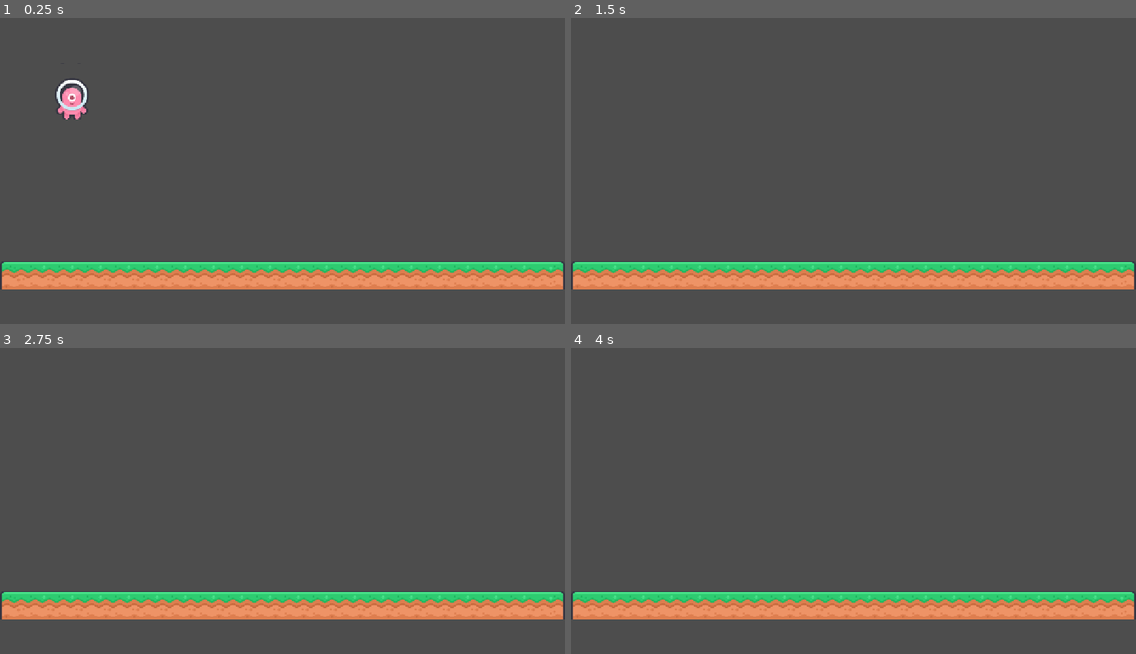
Above: before the commit, frames 1-4 (two rows, left to right).
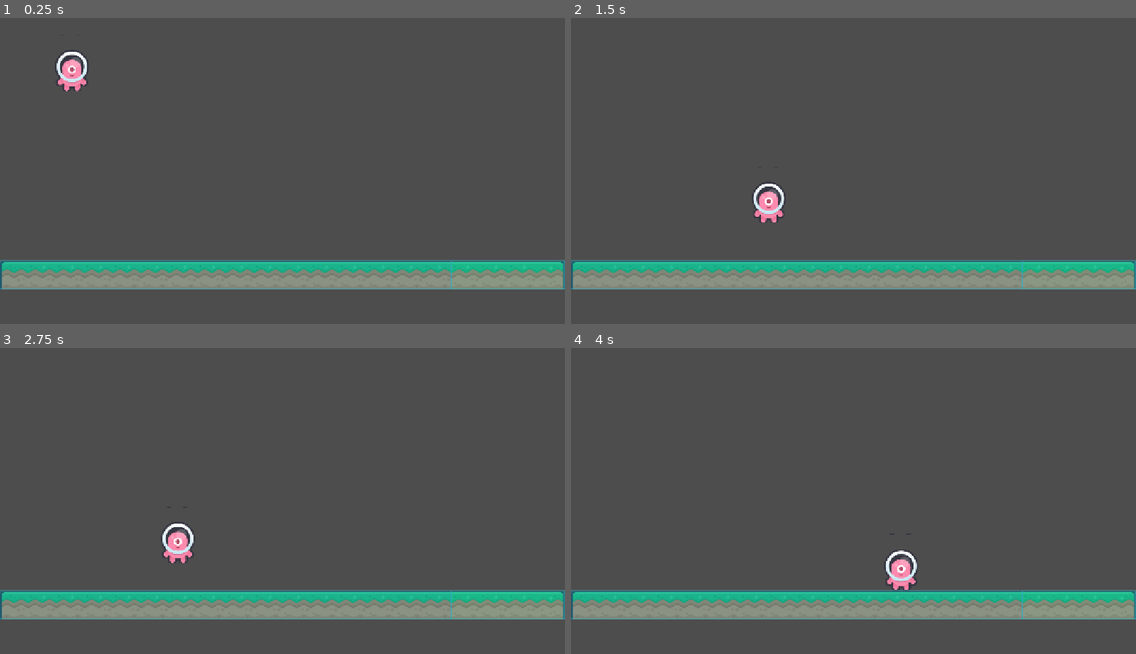
Above: after the commit, the same moments.

Repository: oxeron/alien-scale-protocol
Game: Godot game, scene res://level1.tscn
The game is run twice, just before and just after one commit, with the same random seed, the same clock (stepped at 60 frames per second) and the same inputs.
Inputs:
- Up to frame 1 (0.25 s): no input
- Up to frame 2 (1.5 s): tap Enter (ui_accept) at 0.5, 0.6, 0.77, 1.07, 1.35 s; hold Right (ui_right) from 0.53 s (still down)
- Up to frame 3 (2.75 s): tap Enter (ui_accept) at 1.52, 1.82, 2.1 s; release Right (ui_right) at 2.03 s; hold Left (ui_left) from 2.03 s (still down)
- Up to frame 4 (4 s): release Left (ui_left) at 2.78 s; hold Right (ui_right) from 2.78 s (still down); tap Enter (ui_accept) at 2.85, 3.02, 3.32, 3.6, 3.77 s

The runs differ from the first frame. In frame 1, 10% of the frame differs, in the area x 0-100%, y 11-89%; in frame 2, 9.9%; in frame 3, 9.9%; in frame 4, 9.9%.

Commit message:
Level

Diff:
--- a/level1.tscn
+++ b/level1.tscn
@@ -1,7 +1,7 @@
 [gd_scene format=4 uid="uid://bhvhngq48oxra"]
 
 [ext_resource type="Texture2D" uid="uid://oafuxcofns2s" path="res://assets/spritesheet-tiles-default.png" id="1_jwv3a"]
-[ext_resource type="PackedScene" uid="uid://cimqdjpvsfqn8" path="res://test/player.tscn" id="2_dopym"]
+[ext_resource type="Texture2D" uid="uid://6ao3csmdiobn" path="res://assets/spritesheet-characters-default.png" id="2_dopym"]
 
 [sub_resource type="TileSetAtlasSource" id="TileSetAtlasSource_dopym"]
 texture = ExtResource("1_jwv3a")
@@ -146,173 +146,305 @@
 10:7/0 = 0
 11:7/0 = 0
 12:7/0 = 0
+12:7/0/physics_layer_0/polygon_0/points = PackedVector2Array(-32, -32, 32, -32, 32, 32, -32, 32)
 13:7/0 = 0
+13:7/0/physics_layer_0/polygon_0/points = PackedVector2Array(-32, -32, 32, -32, 32, 32, -32, 32)
 14:7/0 = 0
+14:7/0/physics_layer_0/polygon_0/points = PackedVector2Array(-32, -32, 32, -32, 32, 32, -32, 32)
 15:7/0 = 0
+15:7/0/physics_layer_0/polygon_0/points = PackedVector2Array(-32, -32, 32, -32, 32, 32, -32, 32)
 16:7/0 = 0
+16:7/0/physics_layer_0/polygon_0/points = PackedVector2Array(-32, -32, 32, -32, 32, 32, -32, 32)
 17:7/0 = 0
+17:7/0/physics_layer_0/polygon_0/points = PackedVector2Array(-32, -32, 32, -32, 32, 32, -32, 32)
 0:8/0 = 0
+0:8/0/physics_layer_0/polygon_0/points = PackedVector2Array(-32, -32, 32, -32, 32, 32, -32, 32)
 1:8/0 = 0
+1:8/0/physics_layer_0/polygon_0/points = PackedVector2Array(-32, -32, 32, -32, 32, 32, -32, 32)
 2:8/0 = 0
+2:8/0/physics_layer_0/polygon_0/points = PackedVector2Array(-32, -32, 32, -32, 32, 32, -32, 32)
 3:8/0 = 0
+3:8/0/physics_layer_0/polygon_0/points = PackedVector2Array(-32, -32, 32, -32, 32, 32, -32, 32)
 4:8/0 = 0
+4:8/0/physics_layer_0/polygon_0/points = PackedVector2Array(-32, -20.17994, -25.76823, -32, 26.38916, -32, 32, -25.457771, 32, 16.143951, -32, 17.075333)
 5:8/0 = 0
+5:8/0/physics_layer_0/polygon_0/points = PackedVector2Array(-32, -32, 32, -32, 32, 32, -32, 32)
 6:8/0 = 0
+6:8/0/physics_layer_0/polygon_0/points = PackedVector2Array(-32, -20.17994, -25.76823, -32, 32, -32, 32, 16.143951, -32, 17.075333)
 7:8/0 = 0
+7:8/0/physics_layer_0/polygon_0/points = PackedVector2Array(-32, -32, 32, -32, 32, 16.143951, -32, 17.075333)
 8:8/0 = 0
+8:8/0/physics_layer_0/polygon_0/points = PackedVector2Array(-32, -32, 26.38916, -32, 32, -25.457771, 32, 16.143951, -32, 17.075333)
 9:8/0 = 0
+9:8/0/physics_layer_0/polygon_0/points = PackedVector2Array(-32, -32, 32, -32, 32, 32, -32, 32)
 10:8/0 = 0
+10:8/0/physics_layer_0/polygon_0/points = PackedVector2Array(-32, -32, 32, -32, 32, 32, -32, 32)
 11:8/0 = 0
+11:8/0/physics_layer_0/polygon_0/points = PackedVector2Array(-32, -32, 32, -32, 32, 32, -2.7941437, 28.87284, -32, 10.555664)
 12:8/0 = 0
+12:8/0/physics_layer_0/polygon_0/points = PackedVector2Array(-32, -32, 32, -32, 32, 10.555664, 10.2451935, 26.389153, -32, 32)
 13:8/0 = 0
+13:8/0/physics_layer_0/polygon_0/points = PackedVector2Array(-32, -32, 32, -32, 32, 32, -32, 32)
 14:8/0 = 0
 15:8/0 = 0
 16:8/0 = 0
 17:8/0 = 0
 0:9/0 = 0
 1:9/0 = 0
+1:9/0/physics_layer_0/polygon_0/points = PackedVector2Array(-32, -32, 32, -32, 32, 32, -32, 32)
 2:9/0 = 0
+2:9/0/physics_layer_0/polygon_0/points = PackedVector2Array(-32, -32, 32, -32, 32, 32, -32, 32)
 3:9/0 = 0
+3:9/0/physics_layer_0/polygon_0/points = PackedVector2Array(-32, -32, 32, -32, 32, 32, -32, 32)
 4:9/0 = 0
+4:9/0/physics_layer_0/polygon_0/points = PackedVector2Array(-32, -32, 32, -32, 32, 32, -32, 32)
 5:9/0 = 0
+5:9/0/physics_layer_0/polygon_0/points = PackedVector2Array(-32, -32, 32, -32, 32, 32, -32, 32)
 6:9/0 = 0
+6:9/0/physics_layer_0/polygon_0/points = PackedVector2Array(-32, -32, 32, -32, 32, 32, -32, 32)
 7:9/0 = 0
+7:9/0/physics_layer_0/polygon_0/points = PackedVector2Array(-32, -32, 32, -32, 32, 32, -32, 32)
 8:9/0 = 0
+8:9/0/physics_layer_0/polygon_0/points = PackedVector2Array(-32, -32, 32, -32, 32, 32, -32, 32)
 9:9/0 = 0
+9:9/0/physics_layer_0/polygon_0/points = PackedVector2Array(-32, -32, 32, -32, 32, 32, -32, 32)
 10:9/0 = 0
+10:9/0/physics_layer_0/polygon_0/points = PackedVector2Array(-32, -32, 32, -32, 32, 32, -32, 32)
 11:9/0 = 0
+11:9/0/physics_layer_0/polygon_0/points = PackedVector2Array(-32, -32, 32, -32, 32, 32, -32, 32)
 12:9/0 = 0
+12:9/0/physics_layer_0/polygon_0/points = PackedVector2Array(-32, -32, 32, -32, 32, 32, -32, 32)
 13:9/0 = 0
+13:9/0/physics_layer_0/polygon_0/points = PackedVector2Array(-32, -32, 32, -32, 32, 32, -32, 32)
 14:9/0 = 0
+14:9/0/physics_layer_0/polygon_0/points = PackedVector2Array(-32, -20.17994, -25.76823, -32, 26.38916, -32, 32, -25.457771, 32, 16.143951, -32, 17.075333)
 15:9/0 = 0
 16:9/0 = 0
+16:9/0/physics_layer_0/polygon_0/points = PackedVector2Array(-32, -20.17994, -25.76823, -32, 32, -32, 32, 16.143951, -32, 17.075333)
 17:9/0 = 0
+17:9/0/physics_layer_0/polygon_0/points = PackedVector2Array(-32, -32, 32, -32, 32, 16.143951, -32, 17.075333)
 0:10/0 = 0
+0:10/0/physics_layer_0/polygon_0/points = PackedVector2Array(-32, -32, 26.38916, -32, 32, -25.457771, 32, 16.143951, -32, 17.075333)
 1:10/0 = 0
+1:10/0/physics_layer_0/polygon_0/points = PackedVector2Array(-32, -32, 32, -32, 32, 32, -32, 32)
 2:10/0 = 0
+2:10/0/physics_layer_0/polygon_0/points = PackedVector2Array(-32, -32, 32, -32, 32, 32, -32, 32)
 3:10/0 = 0
+3:10/0/physics_layer_0/polygon_0/points = PackedVector2Array(-32, -32, 32, -32, 32, 32, -2.7941437, 28.87284, -32, 10.555664)
 4:10/0 = 0
 5:10/0 = 0
+5:10/0/physics_layer_0/polygon_0/points = PackedVector2Array(-32, -32, 32, -32, 32, 32, -32, 32)
 6:10/0 = 0
 7:10/0 = 0
 8:10/0 = 0
 9:10/0 = 0
 10:10/0 = 0
 11:10/0 = 0
+11:10/0/physics_layer_0/polygon_0/points = PackedVector2Array(-32, -32, 32, -32, 32, 32, -32, 32)
 12:10/0 = 0
+12:10/0/physics_layer_0/polygon_0/points = PackedVector2Array(-32, -32, 32, -32, 32, 32, -32, 32)
 13:10/0 = 0
+13:10/0/physics_layer_0/polygon_0/points = PackedVector2Array(-32, -32, 32, -32, 32, 32, -32, 32)
 14:10/0 = 0
+14:10/0/physics_layer_0/polygon_0/points = PackedVector2Array(-32, -32, 32, -32, 32, 32, -32, 32)
 15:10/0 = 0
+15:10/0/physics_layer_0/polygon_0/points = PackedVector2Array(-32, -32, 32, -32, 32, 32, -32, 32)
 16:10/0 = 0
+16:10/0/physics_layer_0/polygon_0/points = PackedVector2Array(-32, -32, 32, -32, 32, 32, -32, 32)
 17:10/0 = 0
+17:10/0/physics_layer_0/polygon_0/points = PackedVector2Array(-32, -32, 32, -32, 32, 32, -32, 32)
 0:11/0 = 0
+0:11/0/physics_layer_0/polygon_0/points = PackedVector2Array(-32, -32, 32, -32, 32, 32, -32, 32)
 1:11/0 = 0
+1:11/0/physics_layer_0/polygon_0/points = PackedVector2Array(-32, -32, 32, -32, 32, 32, -32, 32)
 2:11/0 = 0
+2:11/0/physics_layer_0/polygon_0/points = PackedVector2Array(-32, -32, 32, -32, 32, 32, -32, 32)
 3:11/0 = 0
+3:11/0/physics_layer_0/polygon_0/points = PackedVector2Array(-32, -32, 32, -32, 32, 32, -32, 32)
 4:11/0 = 0
+4:11/0/physics_layer_0/polygon_0/points = PackedVector2Array(-32, -32, 32, -32, 32, 32, -32, 32)
 5:11/0 = 0
+5:11/0/physics_layer_0/polygon_0/points = PackedVector2Array(-32, -32, 32, -32, 32, 32, -32, 32)
 6:11/0 = 0
+6:11/0/physics_layer_0/polygon_0/points = PackedVector2Array(-32, -20.17994, -25.76823, -32, 26.38916, -32, 32, -25.457771, 32, 16.143951, -32, 17.075333)
 7:11/0 = 0
+7:11/0/physics_layer_0/polygon_0/points = PackedVector2Array(-32, -32, 32, -32, 32, 32, -32, 32)
 8:11/0 = 0
+8:11/0/physics_layer_0/polygon_0/points = PackedVector2Array(-32, -20.17994, -25.76823, -32, 32, -32, 32, 16.143951, -32, 17.075333)
 9:11/0 = 0
+9:11/0/physics_layer_0/polygon_0/points = PackedVector2Array(-32, -32, 32, -32, 32, 16.143951, -32, 17.075333)
 10:11/0 = 0
+10:11/0/physics_layer_0/polygon_0/points = PackedVector2Array(-32, -32, 26.38916, -32, 32, -25.457771, 32, 16.143951, -32, 17.075333)
 11:11/0 = 0
+11:11/0/physics_layer_0/polygon_0/points = PackedVector2Array(-32, -32, 32, -32, 32, 32, -32, 32)
 12:11/0 = 0
+12:11/0/physics_layer_0/polygon_0/points = PackedVector2Array(-32, -32, 32, -32, 32, 32, -32, 32)
 13:11/0 = 0
+13:11/0/physics_layer_0/polygon_0/points = PackedVector2Array(-32, -32, 32, -32, 32, 32, -2.7941437, 28.87284, -32, 10.555664)
 14:11/0 = 0
 15:11/0 = 0
+15:11/0/physics_layer_0/polygon_0/points = PackedVector2Array(-32, -32, 32, -32, 32, 32, -32, 32)
 16:11/0 = 0
 17:11/0 = 0
 0:12/0 = 0
 1:12/0 = 0
 2:12/0 = 0
 3:12/0 = 0
+3:12/0/physics_layer_0/polygon_0/points = PackedVector2Array(-32, -32, 32, -32, 32, 32, -32, 32)
 4:12/0 = 0
+4:12/0/physics_layer_0/polygon_0/points = PackedVector2Array(-32, -32, 32, -32, 32, 32, -32, 32)
 5:12/0 = 0
+5:12/0/physics_layer_0/polygon_0/points = PackedVector2Array(-32, -32, 32, -32, 32, 32, -32, 32)
 6:12/0 = 0
+6:12/0/physics_layer_0/polygon_0/points = PackedVector2Array(-32, -32, 32, -32, 32, 32, -32, 32)
 7:12/0 = 0
+7:12/0/physics_layer_0/polygon_0/points = PackedVector2Array(-32, -32, 32, -32, 32, 32, -32, 32)
 8:12/0 = 0
+8:12/0/physics_layer_0/polygon_0/points = PackedVector2Array(-32, -32, 32, -32, 32, 32, -32, 32)
 9:12/0 = 0
+9:12/0/physics_layer_0/polygon_0/points = PackedVector2Array(-32, -32, 32, -32, 32, 32, -32, 32)
 10:12/0 = 0
+10:12/0/physics_layer_0/polygon_0/points = PackedVector2Array(-32, -32, 32, -32, 32, 32, -32, 32)
 11:12/0 = 0
+11:12/0/physics_layer_0/polygon_0/points = PackedVector2Array(-32, -32, 32, -32, 32, 32, -32, 32)
 12:12/0 = 0
+12:12/0/physics_layer_0/polygon_0/points = PackedVector2Array(-32, -32, 32, -32, 32, 32, -32, 32)
 13:12/0 = 0
+13:12/0/physics_layer_0/polygon_0/points = PackedVector2Array(-32, -32, 32, -32, 32, 32, -32, 32)
 14:12/0 = 0
+14:12/0/physics_layer_0/polygon_0/points = PackedVector2Array(-32, -32, 32, -32, 32, 32, -32, 32)
 15:12/0 = 0
+15:12/0/physics_layer_0/polygon_0/points = PackedVector2Array(-32, -32, 32, -32, 32, 32, -32, 32)
 16:12/0 = 0
+16:12/0/physics_layer_0/polygon_0/points = PackedVector2Array(-32, -20.17994, -25.76823, -32, 26.38916, -32, 32, -25.457771, 32, 16.143951, -32, 17.075333)
 17:12/0 = 0
+17:12/0/physics_layer_0/polygon_0/points = PackedVector2Array(-32, -32, 32, -32, 32, 32, -32, 32)
 0:13/0 = 0
+0:13/0/physics_layer_0/polygon_0/points = PackedVector2Array(-32, -20.17994, -25.76823, -32, 32, -32, 32, 16.143951, -32, 17.075333)
 1:13/0 = 0
+1:13/0/physics_layer_0/polygon_0/points = PackedVector2Array(-32, -32, 32, -32, 32, 16.143951, -32, 17.075333)
 2:13/0 = 0
+2:13/0/physics_layer_0/polygon_0/points = PackedVector2Array(-32, -32, 26.38916, -32, 32, -25.457771, 32, 16.143951, -32, 17.075333)
 3:13/0 = 0
+3:13/0/physics_layer_0/polygon_0/points = PackedVector2Array(-32, -32, 32, -32, 32, 32, -32, 32)
 4:13/0 = 0
+4:13/0/physics_layer_0/polygon_0/points = PackedVector2Array(-32, -32, 32, -32, 32, 32, -32, 32)
 5:13/0 = 0
+5:13/0/physics_layer_0/polygon_0/points = PackedVector2Array(-32, -32, 32, -32, 32, 32, -2.7941437, 28.87284, -32, 10.555664)
 6:13/0 = 0
 7:13/0 = 0
+7:13/0/physics_layer_0/polygon_0/points = PackedVector2Array(-32, -32, 32, -32, 32, 32, -32, 32)
 8:13/0 = 0
 9:13/0 = 0
 10:13/0 = 0
 11:13/0 = 0
 12:13/0 = 0
 13:13/0 = 0
+13:13/0/physics_layer_0/polygon_0/points = PackedVector2Array(-32, -32, 32, -32, 32, 32, -32, 32)
 14:13/0 = 0
+14:13/0/physics_layer_0/polygon_0/points = PackedVector2Array(-32, -32, 32, -32, 32, 32, -32, 32)
 15:13/0 = 0
+15:13/0/physics_layer_0/polygon_0/points = PackedVector2Array(-32, -32, 32, -32, 32, 32, -32, 32)
 16:13/0 = 0
+16:13/0/physics_layer_0/polygon_0/points = PackedVector2Array(-32, -32, 32, -32, 32, 32, -32, 32)
 17:13/0 = 0
+17:13/0/physics_layer_0/polygon_0/points = PackedVector2Array(-32, -32, 32, -32, 32, 32, -32, 32)
 0:14/0 = 0
+0:14/0/physics_layer_0/polygon_0/points = PackedVector2Array(-32, -32, 32, -32, 32, 32, -32, 32)
 1:14/0 = 0
+1:14/0/physics_layer_0/polygon_0/points = PackedVector2Array(-32, -32, 32, -32, 32, 32, -32, 32)
 2:14/0 = 0
+2:14/0/physics_layer_0/polygon_0/points = PackedVector2Array(-32, -32, 32, -32, 32, 32, -32, 32)
 3:14/0 = 0
+3:14/0/physics_layer_0/polygon_0/points = PackedVector2Array(-32, -32, 32, -32, 32, 32, -32, 32)
 4:14/0 = 0
+4:14/0/physics_layer_0/polygon_0/points = PackedVector2Array(-32, -32, 32, -32, 32, 32, -32, 32)
 5:14/0 = 0
+5:14/0/physics_layer_0/polygon_0/points = PackedVector2Array(-32, -32, 32, -32, 32, 32, -32, 32)
 6:14/0 = 0
+6:14/0/physics_layer_0/polygon_0/points = PackedVector2Array(-32, -32, 32, -32, 32, 32, -32, 32)
 7:14/0 = 0
+7:14/0/physics_layer_0/polygon_0/points = PackedVector2Array(-32, -32, 32, -32, 32, 32, -32, 32)
 8:14/0 = 0
+8:14/0/physics_layer_0/polygon_0/points = PackedVector2Array(-32, -20.17994, -25.76823, -32, 26.38916, -32, 32, -25.457771, 32, 16.143951, -32, 17.075333)
 9:14/0 = 0
+9:14/0/physics_layer_0/polygon_0/points = PackedVector2Array(-32, -32, 32, -32, 32, 32, -32, 32)
 10:14/0 = 0
+10:14/0/physics_layer_0/polygon_0/points = PackedVector2Array(-32, -20.17994, -25.76823, -32, 32, -32, 32, 16.143951, -32, 17.075333)
 11:14/0 = 0
+11:14/0/physics_layer_0/polygon_0/points = PackedVector2Array(-32, -32, 32, -32, 32, 16.143951, -32, 17.075333)
 12:14/0 = 0
+12:14/0/physics_layer_0/polygon_0/points = PackedVector2Array(-32, -32, 26.38916, -32, 32, -25.457771, 32, 16.143951, -32, 17.075333)
 13:14/0 = 0
+13:14/0/physics_layer_0/polygon_0/points = PackedVector2Array(-32, -32, 32, -32, 32, 32, -32, 32)
 14:14/0 = 0
+14:14/0/physics_layer_0/polygon_0/points = PackedVector2Array(-32, -32, 32, -32, 32, 32, -32, 32)
 15:14/0 = 0
+15:14/0/physics_layer_0/polygon_0/points = PackedVector2Array(-32, -32, 32, -32, 32, 32, -2.7941437, 28.87284, -32, 10.555664)
 16:14/0 = 0
 17:14/0 = 0
+17:14/0/physics_layer_0/polygon_0/points = PackedVector2Array(-32, -32, 32, -32, 32, 32, -32, 32)
 0:15/0 = 0
 1:15/0 = 0
 2:15/0 = 0
 3:15/0 = 0
 4:15/0 = 0
 5:15/0 = 0
+5:15/0/physics_layer_0/polygon_0/points = PackedVector2Array(-32, -32, 32, -32, 32, 32, -32, 32)
 6:15/0 = 0
+6:15/0/physics_layer_0/polygon_0/points = PackedVector2Array(-32, -32, 32, -32, 32, 32, -32, 32)
 7:15/0 = 0
+7:15/0/physics_layer_0/polygon_0/points = PackedVector2Array(-32, -32, 32, -32, 32, 32, -32, 32)
 8:15/0 = 0
+8:15/0/physics_layer_0/polygon_0/points = PackedVector2Array(-32, -32, 32, -32, 32, 32, -32, 32)
 9:15/0 = 0
+9:15/0/physics_layer_0/polygon_0/points = PackedVector2Array(-32, -32, 32, -32, 32, 32, -32, 32)
 10:15/0 = 0
+10:15/0/physics_layer_0/polygon_0/points = PackedVector2Array(-32, -32, 32, -32, 32, 32, -32, 32)
 11:15/0 = 0
+11:15/0/physics_layer_0/polygon_0/points = PackedVector2Array(-32, -32, 32, -32, 32, 32, -32, 32)
 12:15/0 = 0
+12:15/0/physics_layer_0/polygon_0/points = PackedVector2Array(-32, -32, 32, -32, 32, 32, -32, 32)
 13:15/0 = 0
+13:15/0/physics_layer_0/polygon_0/points = PackedVector2Array(-32, -32, 32, -32, 32, 32, -32, 32)
 14:15/0 = 0
+14:15/0/physics_layer_0/polygon_0/points = PackedVector2Array(-32, -32, 32, -32, 32, 32, -32, 32)
 15:15/0 = 0
+15:15/0/physics_layer_0/polygon_0/points = PackedVector2Array(-32, -32, 32, -32, 32, 32, -32, 32)
 16:15/0 = 0
+16:15/0/physics_layer_0/polygon_0/points = PackedVector2Array(-32, -32, 32, -32, 32, 32, -32, 32)
 17:15/0 = 0
+17:15/0/physics_layer_0/polygon_0/points = PackedVector2Array(-32, -32, 32, -32, 32, 32, -32, 32)
 0:16/0 = 0
+0:16/0/physics_layer_0/polygon_0/points = PackedVector2Array(-32, -20.17994, -25.76823, -32, 26.38916, -32, 32, -25.457771, 32, 16.143951, -32, 17.075333)
 1:16/0 = 0
+1:16/0/physics_layer_0/polygon_0/points = PackedVector2Array(-32, -32, 32, -32, 32, 32, -32, 32)
 2:16/0 = 0
+2:16/0/physics_layer_0/polygon_0/points = PackedVector2Array(-32, -20.17994, -25.76823, -32, 32, -32, 32, 16.143951, -32, 17.075333)
 3:16/0 = 0
+3:16/0/physics_layer_0/polygon_0/points = PackedVector2Array(-32, -32, 32, -32, 32, 16.143951, -32, 17.075333)
 4:16/0 = 0
+4:16/0/physics_layer_0/polygon_0/points = PackedVector2Array(-32, -32, 26.38916, -32, 32, -25.457771, 32, 16.143951, -32, 17.075333)
 5:16/0 = 0
+5:16/0/physics_layer_0/polygon_0/points = PackedVector2Array(-32, -32, 32, -32, 32, 32, -32, 32)
 6:16/0 = 0
+6:16/0/physics_layer_0/polygon_0/points = PackedVector2Array(-32, -32, 32, -32, 32, 32, -32, 32)
 7:16/0 = 0
+7:16/0/physics_layer_0/polygon_0/points = PackedVector2Array(-32, -32, 32, -32, 32, 32, -2.7941437, 28.87284, -32, 10.555664)
 8:16/0 = 0
 9:16/0 = 0
+9:16/0/physics_layer_0/polygon_0/points = PackedVector2Array(-32, -32, 32, -32, 32, 32, -32, 32)
 10:16/0 = 0
 11:16/0 = 0
 12:16/0 = 0
 13:16/0 = 0
 14:16/0 = 0
 15:16/0 = 0
+15:16/0/physics_layer_0/polygon_0/points = PackedVector2Array(-32, -32, 32, -32, 32, 32, -32, 32)
 16:16/0 = 0
+16:16/0/physics_layer_0/polygon_0/points = PackedVector2Array(-32, -32, 32, -32, 32, 32, -32, 32)
 17:16/0 = 0
+17:16/0/physics_layer_0/polygon_0/points = PackedVector2Array(-32, -32, 32, -32, 32, 32, -32, 32)
 0:17/0 = 0
 1:17/0 = 0
 2:17/0 = 0
@@ -334,13 +466,127 @@
 
 [sub_resource type="TileSet" id="TileSet_lgp48"]
 tile_size = Vector2i(64, 64)
+physics_layer_0/collision_layer = 1
+physics_layer_0/collision_mask = 0
 sources/3 = SubResource("TileSetAtlasSource_dopym")
+
+[sub_resource type="GDScript" id="GDScript_vkktu"]
+script/source = "extends CharacterBody2D
+
+
+const SPEED = 300.0
+const JUMP_VELOCITY = -400.0
+
+
+func _physics_process(delta: float) -> void:
+	# Add the gravity.
+	if not is_on_floor():
+		velocity += get_gravity() * delta
+
+	# Handle jump.
+	if Input.is_action_just_pressed(\"ui_accept\") and is_on_floor():
+		velocity.y = JUMP_VELOCITY
+
+	# Get the input direction and handle the movement/deceleration.
+	# As good practice, you should replace UI actions with custom gameplay actions.
+	var direction := Input.get_axis(\"ui_left\", \"ui_right\")
+	if direction:
+		velocity.x = direction * SPEED
+	else:
+		velocity.x = move_toward(velocity.x, 0, SPEED)
+
+	move_and_slide()
+"
+
+[sub_resource type="AtlasTexture" id="AtlasTexture_qqgw4"]
+atlas = ExtResource("2_dopym")
+region = Rect2(0, 384, 128, 128)
+
+[sub_resource type="AtlasTexture" id="AtlasTexture_wvbbu"]
+atlas = ExtResource("2_dopym")
+region = Rect2(768, 256, 128, 128)
+
+[sub_resource type="AtlasTexture" id="AtlasTexture_jp3oe"]
+atlas = ExtResource("2_dopym")
+region = Rect2(640, 384, 128, 128)
+
+[sub_resource type="AtlasTexture" id="AtlasTexture_3v1qs"]
+atlas = ExtResource("2_dopym")
+region = Rect2(256, 384, 128, 128)
+
+[sub_resource type="AtlasTexture" id="AtlasTexture_bmnku"]
+atlas = ExtResource("2_dopym")
+region = Rect2(384, 384, 128, 128)
+
+[sub_resource type="AtlasTexture" id="AtlasTexture_hhskb"]
+atlas = ExtResource("2_dopym")
+region = Rect2(512, 384, 128, 128)
+
+[sub_resource type="AtlasTexture" id="AtlasTexture_6v7lc"]
+atlas = ExtResource("2_dopym")
+region = Rect2(128, 384, 128, 128)
+
+[sub_resource type="SpriteFrames" id="SpriteFrames_j30ru"]
+animations = [{
+"frames": [{
+"duration": 1.0,
+"texture": SubResource("AtlasTexture_qqgw4")
+}],
+"loop": 1,
+"name": &"idle",
+"speed": 5.0
+}, {
+"frames": [{
+"duration": 1.0,
+"texture": SubResource("AtlasTexture_wvbbu")
+}, {
+"duration": 1.0,
+"texture": SubResource("AtlasTexture_jp3oe")
+}],
+"loop": 1,
+"name": &"jump",
+"speed": 3.0
+}, {
+"frames": [{
+"duration": 1.0,
+"texture": SubResource("AtlasTexture_3v1qs")
+}, {
+"duration": 1.0,
+"texture": SubResource("AtlasTexture_bmnku")
+}, {
+"duration": 1.0,
+"texture": SubResource("AtlasTexture_hhskb")
+}, {
+"duration": 1.0,
+"texture": SubResource("AtlasTexture_6v7lc")
+}],
+"loop": 1,
+"name": &"run",
+"speed": 8.0
+}]
+
+[sub_resource type="CircleShape2D" id="CircleShape2D_7fa5p"]
+radius = 50.08992
 
 [node name="Level1" type="Node2D" unique_id=1241748105]
 
 [node name="TileMapLayer" type="TileMapLayer" parent="." unique_id=2056656765]
 tile_map_data = PackedByteArray("AAAAAAkAAwAMAAkAAAABAAkAAwALAAkAAAACAAkAAwALAAkAAAADAAkAAwALAAkAAAAEAAkAAwALAAkAAAAFAA …(240 unchanged characters)…
 tile_set = SubResource("TileSet_lgp48")
-
-[node name="Player" parent="." unique_id=854989483 instance=ExtResource("2_dopym")]
+collision_visibility_mode = 1
+
+[node name="Player" type="CharacterBody2D" parent="." unique_id=854989483]
 position = Vector2(163, 163)
+collision_layer = 2
+script = SubResource("GDScript_vkktu")
+
+[node name="AnimatedSprite2D" type="AnimatedSprite2D" parent="Player" unique_id=520309190]
+position = Vector2(0, -64)
+sprite_frames = SubResource("SpriteFrames_j30ru")
+animation = &"idle"
+autoplay = "idle"
+frame_progress = 0.45550293
+
+[node name="CollisionShape2D" type="CollisionShape2D" parent="Player" unique_id=1286797294]
+position = Vector2(0, -50)
+shape = SubResource("CircleShape2D_7fa5p")
